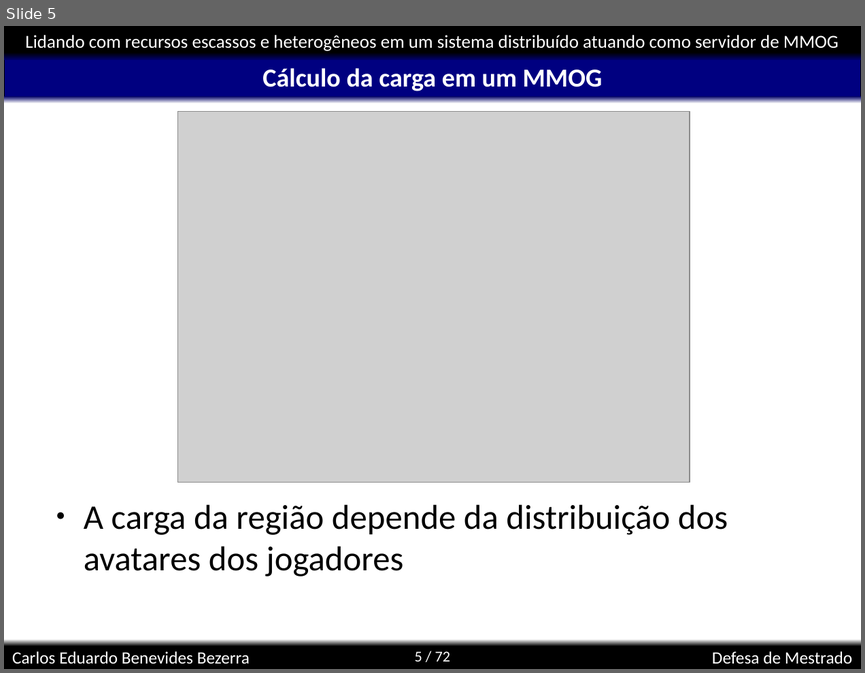
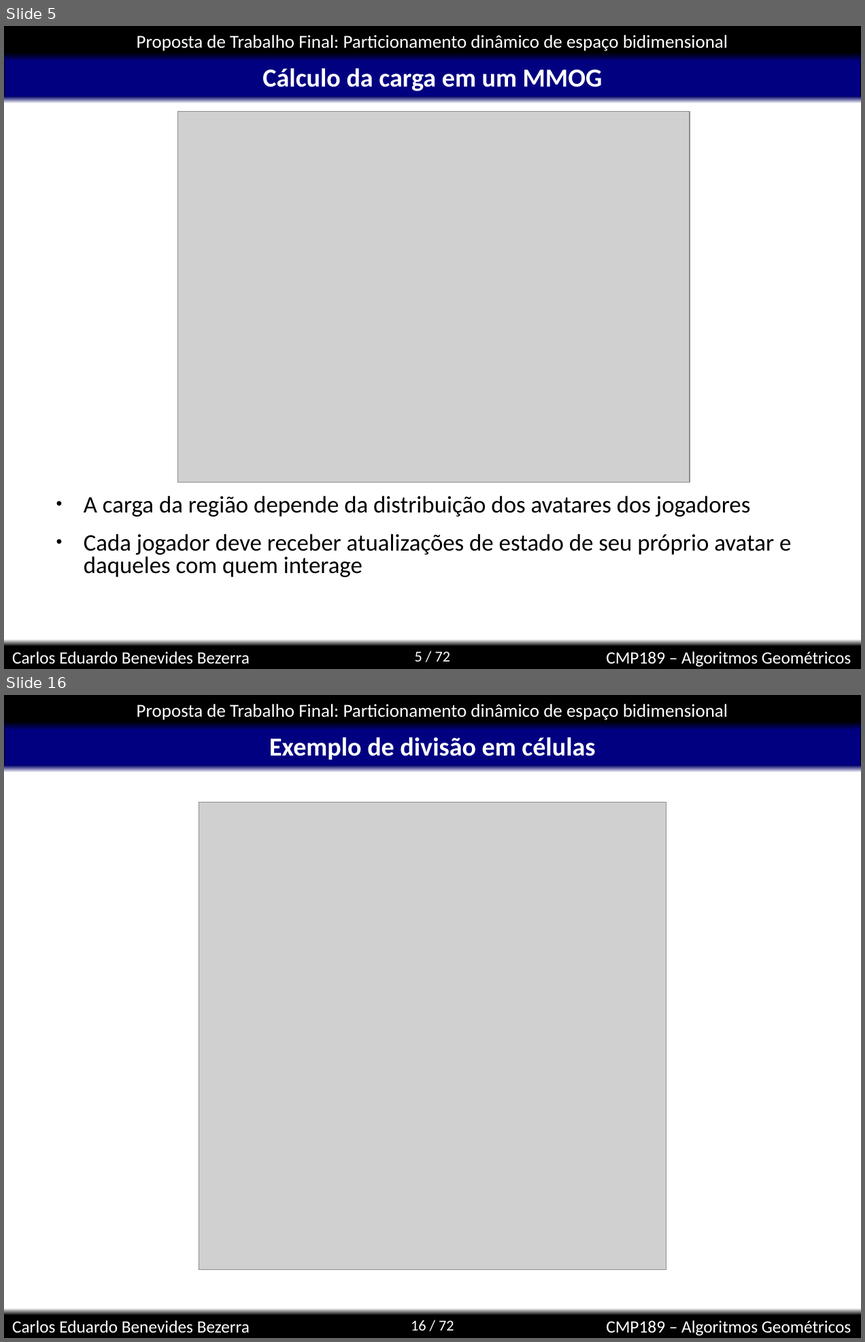
Before and after one commit to kdubezerra/kdubezerra, a slide deck: disciplinas/cmp189/projetoTrabalhoFinal.ppt. Shown one above the other, each under a label of ours: slide 5 before the commit, slides 5 and 16 after it; the slides between them are not shown. The pictures are 865x673 and 865x1342 pixels, drawn with LibreOffice and Linux fonts; fonts in the diff are those of the drawing; grey boxes stand for pictures; background and template pictures are left out. Boxes give left, top, right and bottom in pixels: in the first picture for what was removed or moved away, otherwise in the second. Text is boxed around its words. In the diff, an @@ line names an element or a change of style, - is before the commit and + after.

```diff
--- a/disciplinas/cmp189/projetoTrabalhoFinal.ppt
+++ b/disciplinas/cmp189/projetoTrabalhoFinal.ppt
@@ slide 16 added at (4,695,861,1338), background #FFFFFF; not listed: 8 template elements that a slide beside it also shows @@
@@ title added at (269,737,595,760), 24 pt, text #FFFFFF, bold @@
+Exemplo de divisão em células
@@ picture added at (199,802,666,1270) @@
@@ slide 5 changed as well @@
@@ text in rectangle at (137,35,728,51): text changed @@
-Lidando com recursos escassos e heterogêneos em um sistema distribuído atuando como servidor de MMOG
+Proposta de Trabalho Final: Particionamento dinâmico de espaço bidimensional
@@ text at (84,495,751,516): size 32 to 22 pt in "A carga da região depende da distribuição ..."; line spacing 1 to 0.8 @@
@@ text at (84,533,791,577): paragraph added @@
+● Cada jogador deve receber atualizações de estado de seu próprio avatar e daqueles com quem interage
@@ text added at (606,651,851,667), 16 pt, text #FFFFFF @@
+CMP189 – Algoritmos Geométricos
@@ text removed at (712,651,852,664) @@
-Defesa de Mestrado
```
Also in this commit, not shown: 4 other slides changed, 15 other slides added, 29 other files.
